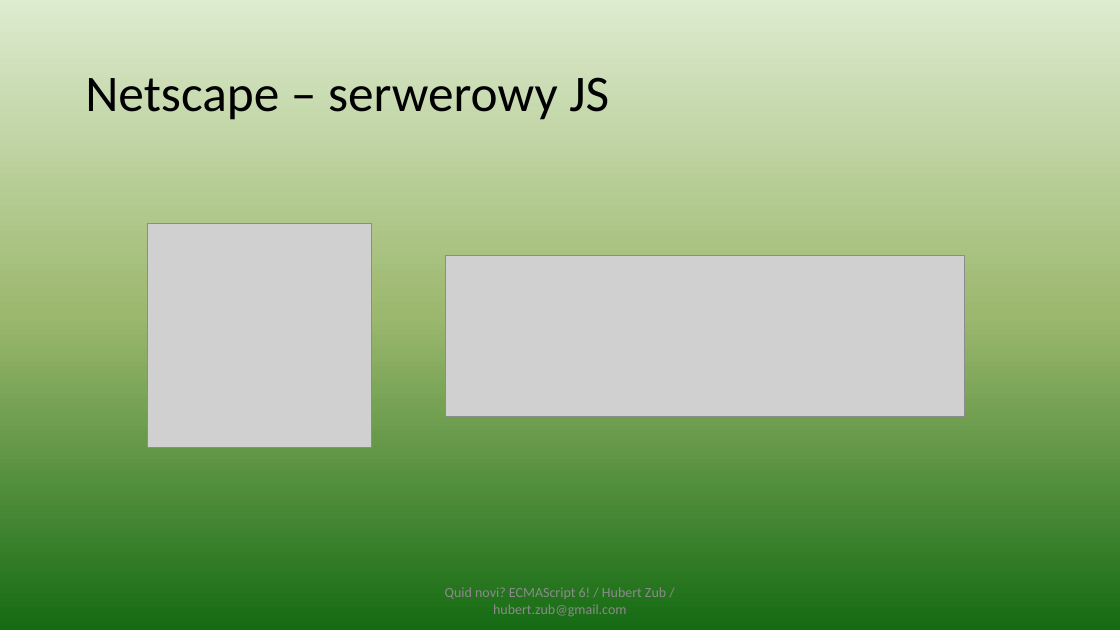
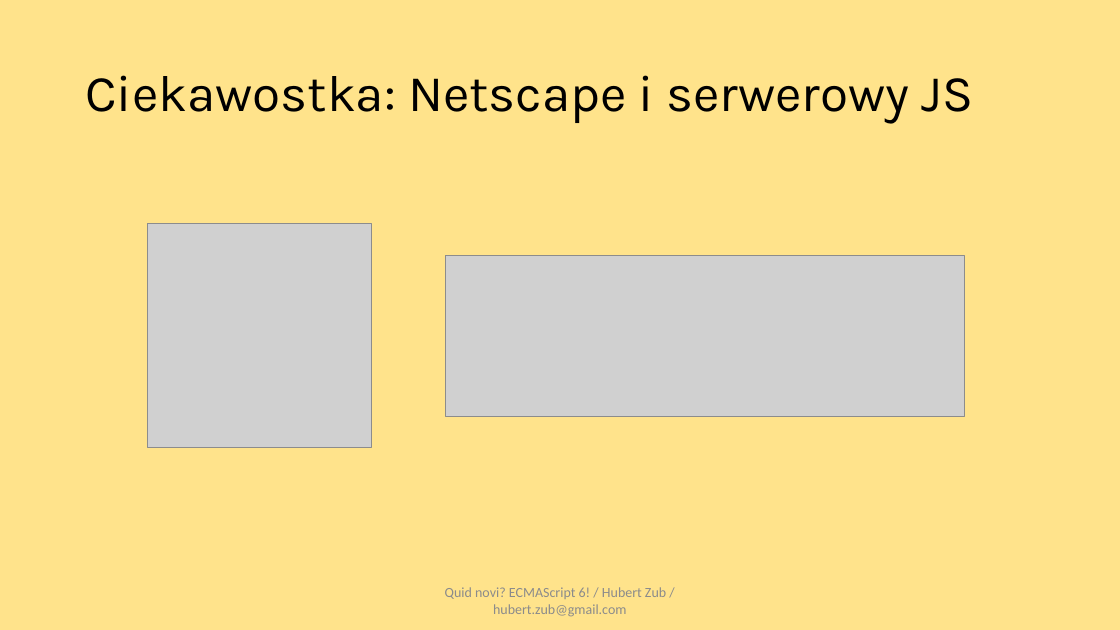
Before and after one commit to hubertzubtt/es6meetjs, a slide deck: slide 7 of prez.pptx (slide 6 before the commit). Drawn at 1120x630 pixels with LibreOffice and Linux fonts; fonts in the diff are those of the drawing; grey boxes stand for pictures. Boxes give left, top, right and bottom in pixels: in the first picture for what was removed or moved away, otherwise in the second. Text is boxed around its words. In the diff, an @@ line names an element or a change of style, - is before the commit and + after.

```diff
--- a/prez.pptx
+++ b/prez.pptx
@@ background gradient #DDEBCF to #9CB86E to #156B13 to #FFE38B @@
@@ title at box(85, 75, 973, 123): text changed; font Calibri to Karla @@
-Netscape – serwerowy JS
+Ciekawostka: Netscape i serwerowy JS
```
Also in this commit, not shown: 39 other slides changed, 3 slides added, 9 other files.
